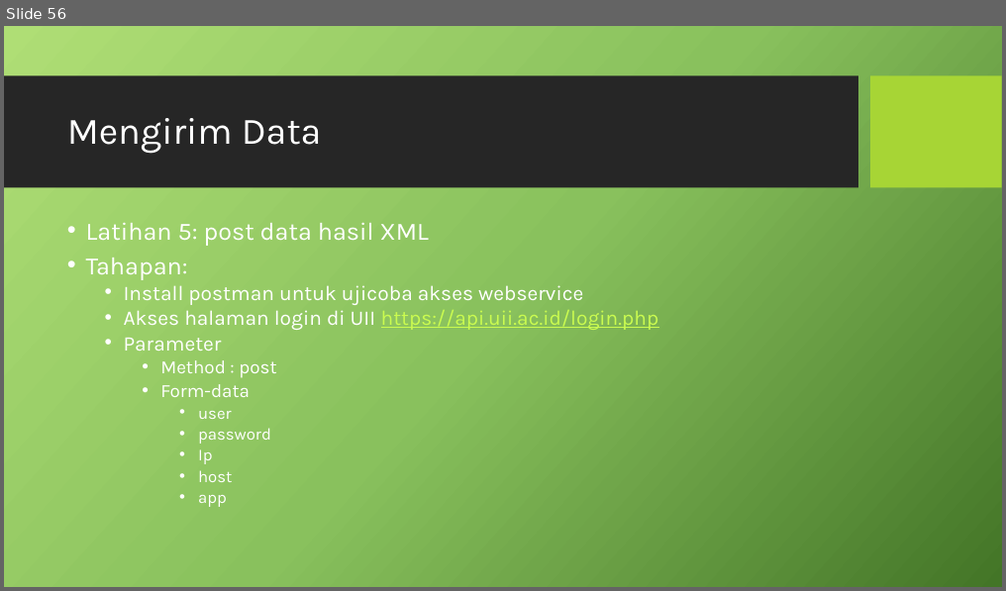
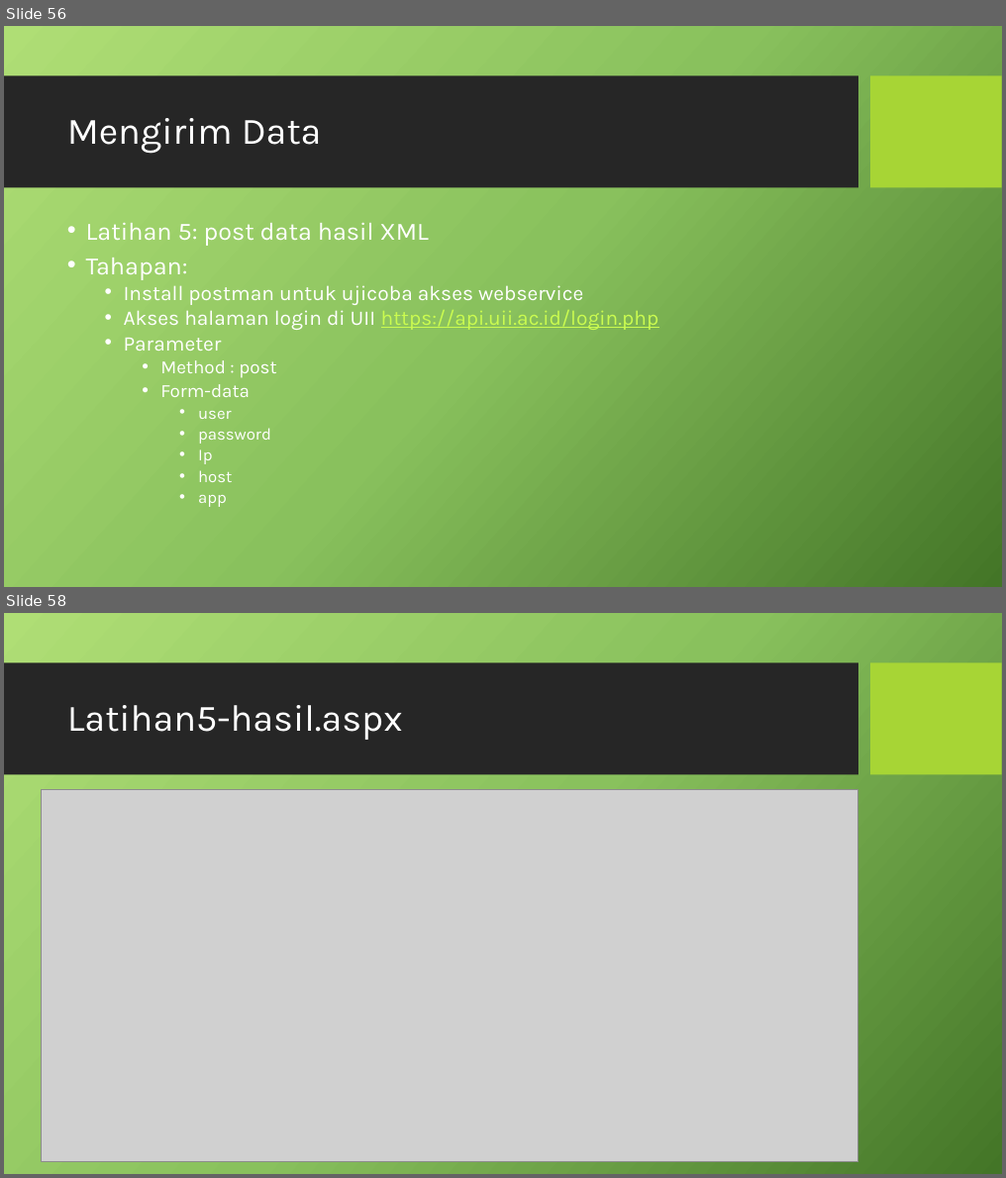
Before and after one commit to prayitna/asp.net, a slide deck: presentasi 3.pptx. Shown one above the other, each under a label of ours: slide 56 before the commit, slides 56 and 58 after it; the slides between them are not shown. The pictures are 1006x591 and 1006x1178 pixels, drawn with LibreOffice and Linux fonts; fonts in the diff are those of the drawing; grey boxes stand for pictures; background and template pictures are left out. Boxes give left, top, right and bottom in pixels: in the first picture for what was removed or moved away, otherwise in the second. Text is boxed around its words. In the diff, an @@ line names an element or a change of style, - is before the commit and + after.

```diff
--- a/presentasi 3.pptx
+++ b/presentasi 3.pptx
@@ slide 58 added at (4,613,1002,1174), background picture (left out); not listed: 2 template elements that a slide beside it also shows @@
@@ title added at (67,705,403,740), 36 pt, text #FFFFFF @@
+Latihan5-hasil.aspx
@@ picture added at (41,789,858,1161) @@
```
Also in this commit, not shown: 2 slides changed, 10 other slides added, 1 slide removed, 3 other files.
